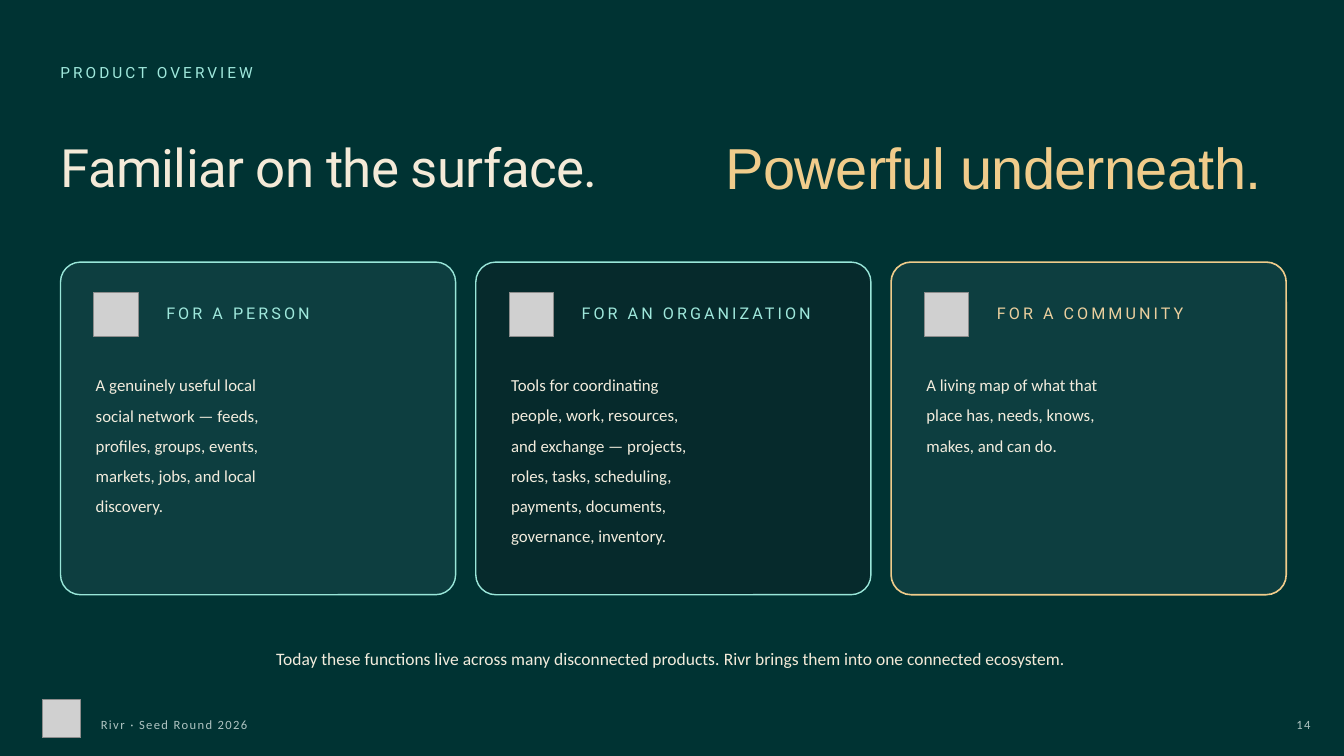
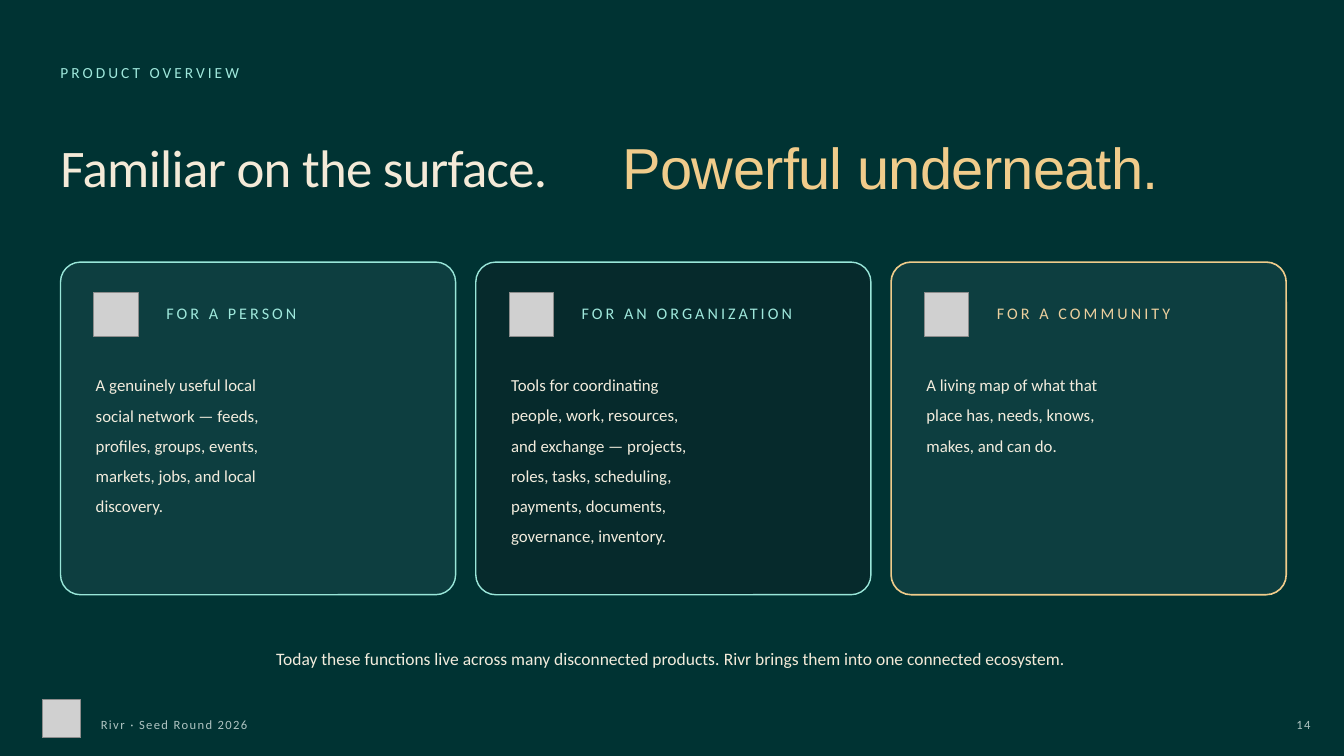
Before and after one commit to rivr-social/rivr-website, a slide deck: slide 15 of draft/assets/rivr-deck-v9-import.pptx. Drawn at 1344x756 pixels with LibreOffice and Linux fonts; fonts in the diff are those of the drawing; grey boxes stand for pictures; background and template pictures are left out. Boxes give left, top, right and bottom in pixels: in the first picture for what was removed or moved away, otherwise in the second. Text is boxed around its words. In the diff, an @@ line names an element or a change of style, - is before the commit and + after.

Commit message:
chore: restage deck v9 (canva-safe fonts)

```diff
--- a/draft/assets/rivr-deck-v9-import.pptx
+++ b/draft/assets/rivr-deck-v9-import.pptx
@@ font Roboto to Calibri in 5 elements at <box>60,68,239,78</box>, <box>166,308,296,319</box>, <box>550,379,569,391</box>, <box>997,308,1170,319</box>, <box>60,150,547,188</box> @@
@@ text "Powerful underneath.": place and size @@
-text "Powerful underneath." at <box>726,147,1261,190</box>
+text "Powerful underneath." at <box>623,147,1158,190</box>
```
Also in this commit, not shown: 51 other slides changed.
